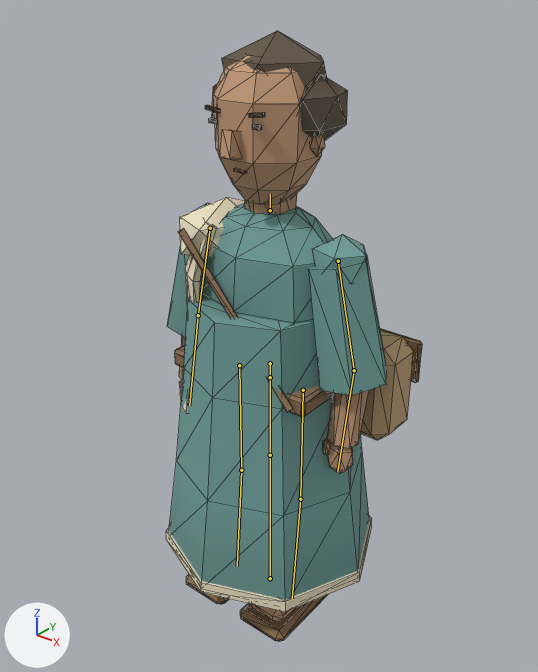
A saved change to the glTF model public/assets/models/traveler.glb.
One viewpoint serves both versions: a 50 mm lens placed at (1.305, -1.639, 2.013), pointed at (-0.006, 0.0, 0.997). Arrows for +X, +Y and +Z are at lower left; the lights stay in place. The picture after the commit comes second. The bones that bend it are drawn over the model as lines. Mesh edges are drawn as thin lines.

Names of what the first picture shows: 'traveler_skin'.
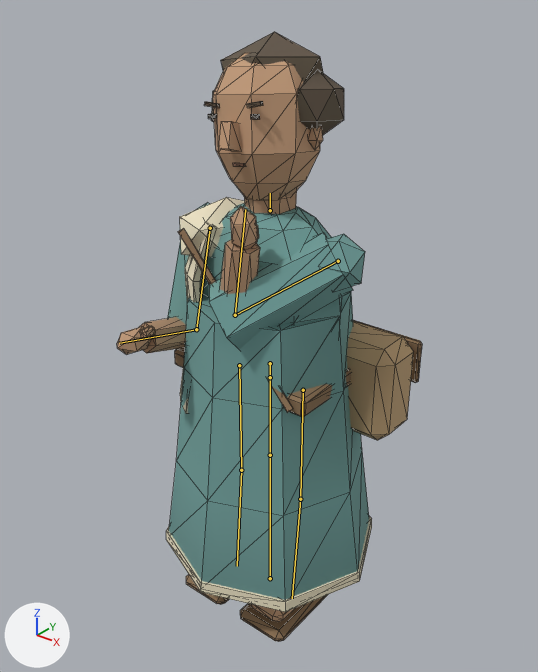
The newer file adds an action. The first version stands in its rest pose; the second is drawn at frame 23 of the action 'Think'.

The change in detail:
Bone 'arm_left' (bone_arm_left) turns from (0, 0, 0) to (-18, 0, -10) degrees about its own x, y and z.
Bone 'forearm_left' (bone_forearm_left) turns from (0, 0, 0) to (-77, 0, 0) degrees about its own x, y and z.
Bone 'arm_right' (bone_arm_right) turns from (0, 0, 0) to (-71, 40, 0) degrees about its own x, y and z.
Bone 'forearm_right' (bone_forearm_right) turns from (0, 0, 0) to (-114, 0, -2) degrees about its own x, y and z.
Bone 'head' (bone_head) turns from (0, 0, 0) to (-6, 0, 6) degrees about its own x, y and z.

Location of each change, (x1, y1, x2, y2) in pixels of the pictures (538 x 672 px):
'traveler_skin', posed (19% wider): before (166, 31, 422, 642); after (117, 32, 422, 642)
bone 'arm_left', root to tip: before (210, 228) to (198, 315); after (210, 228) to (196, 329)
bone 'forearm_left', root to tip: before (198, 315) to (189, 405); after (196, 329) to (119, 343)
bone 'arm_right', root to tip: before (338, 261) to (354, 370); after (338, 261) to (235, 315)
bone 'forearm_right', root to tip: before (354, 370) to (337, 472); after (235, 315) to (245, 209)
